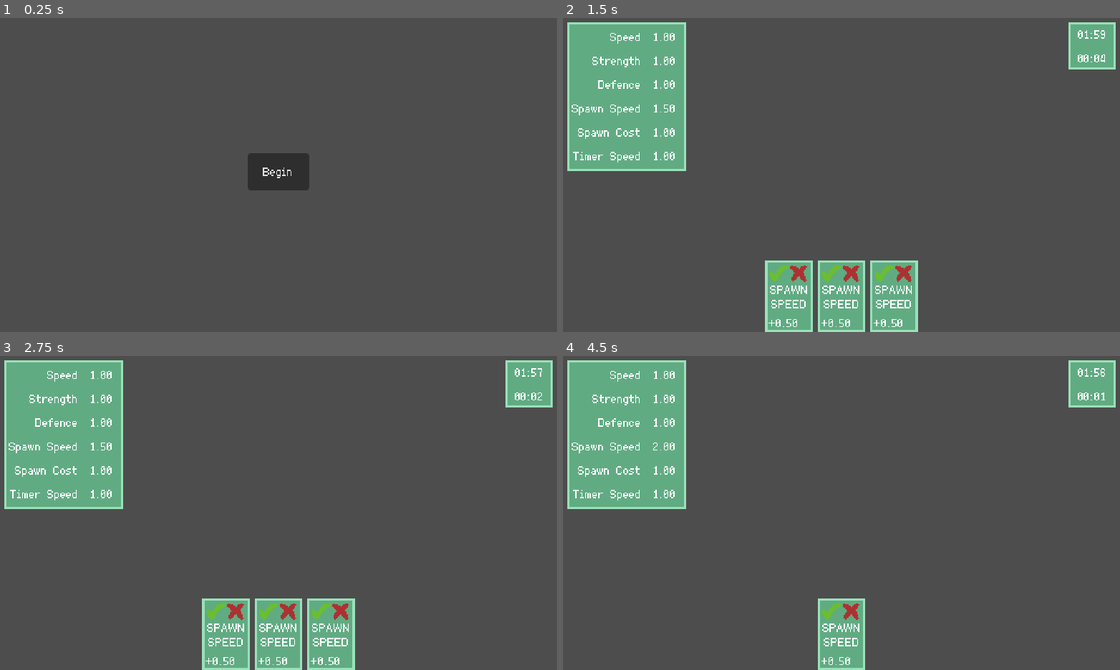
Above: before the commit, frames 1-4 (two rows, left to right).
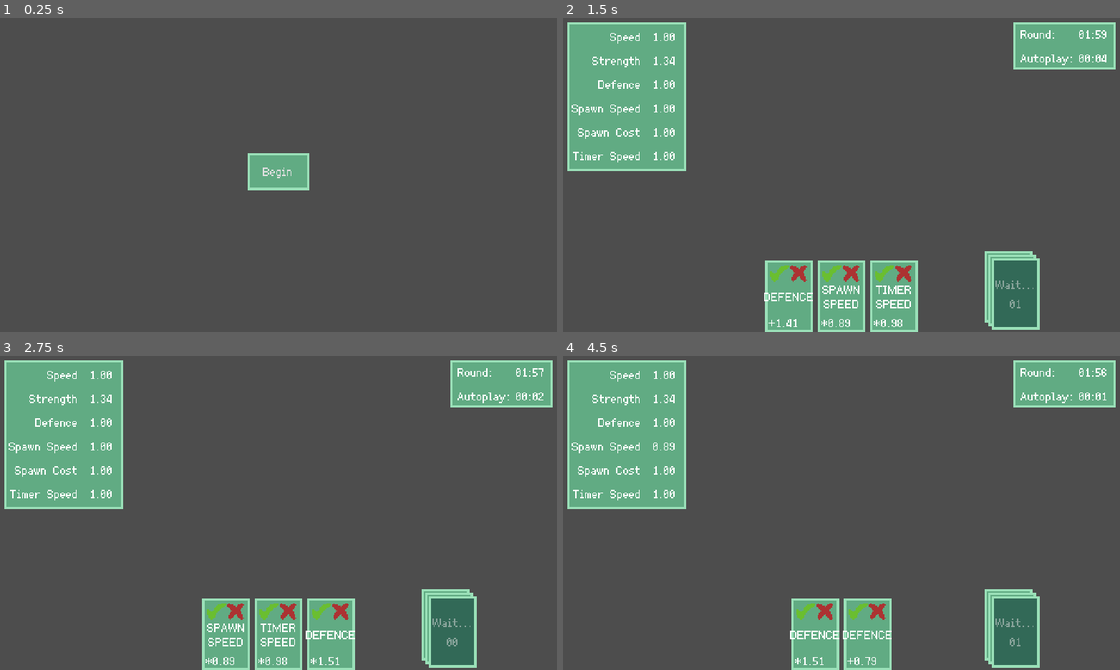
Above: after the commit, the same moments.

Repository: MumblyJuergens/gmtk-2026
Game: Godot game, scene res://app_root/app_root.tscn
Same seed, same stepped clock (60 frames per second), same inputs: the game is played once before the commit and once after it.
Inputs (mouse positions are in pixels of both pictures, inside the frame that each line leads up to):
- Up to frame 1 (0.25 s): no input
- Up to frame 2 (1.5 s): click "Begin" at 0.5 s; click (780, 272) at 1.27 s
- Up to frame 3 (2.75 s): click (211, 610) at 2.02 s
- Up to frame 4 (4.5 s): click (780, 610) at 2.77 s; click (824, 610) at 3.52 s; click (1014, 632) at 4.25 s, where only the run after the commit has a clickable "GMTK 2026"

The runs differ from the first frame. In frame 1, 1.3% of the frame differs, in the area x 44-56%, y 43-55%; in frame 2, 4.5%; in frame 3, 4.5%; in frame 4, 7.3%, in the area x 16-98%, y 1-100%.

Commit message:
feat: Card pulling, weighted effects

Diff:
--- a/game/card_data.gd
+++ b/game/card_data.gd
@@ -6,3 +6,71 @@
 var effect: Effect
 var effect_op: EffectOp
 var amount: float
+
+static func random() -> CardData:
+	var card_data := CardData.new()
+	card_data.effect = _random_effect()
+	card_data.effect_op = _random_effect_op()
+	card_data.amount = _random_amount()
+	return card_data
+
+class WeightedEffect extends RefCounted:
+	var effect: Effect
+	var weight: float
+	var accum_weight: float = 0.0
+	func _init(e: Effect, w: float) -> void:
+		effect = e
+		weight = w
+
+class WeightedEffectOp extends RefCounted:
+	var effect_op: EffectOp
+	var weight: float
+	var accum_weight: float = 0.0
+	func _init(e: EffectOp, w: float) -> void:
+		effect_op = e
+		weight = w
+
+static func _static_init() -> void:
+	_total_weight_effect = 0.0
+	_total_weight_effect_op = 0.0
+	for we in _effect_chances:
+		_total_weight_effect += we.weight
+		we.accum_weight = _total_weight_effect
+	for we in _effect_op_chances:
+		_total_weight_effect_op += we.weight
+		we.accum_weight = _total_weight_effect_op
+
+static var _total_weight_effect: float = 0.0
+static var _total_weight_effect_op: float = 0.0
+static var _effect_chances: Array[WeightedEffect] = [
+	WeightedEffect.new(Effect.SPEED, 1.0),
+	WeightedEffect.new(Effect.STENGTH, 1.0),
+	WeightedEffect.new(Effect.DEFENCE, 1.0),
+	WeightedEffect.new(Effect.SPAWN_SPEED, 1.0),
+	WeightedEffect.new(Effect.SPAWN_COST, 1.0),
+	WeightedEffect.new(Effect.TIMER_SPEED, 1.0),
+]
+
+static var _effect_op_chances: Array[WeightedEffectOp] = [
+	WeightedEffectOp.new(EffectOp.ADD, 1.0),
+	WeightedEffectOp.new(EffectOp.MULTIPLY, 1.0),
+]
+
+static func _random_effect() -> Effect:
+	var roll := SharedJunk.rng.randf_range(0.0, _total_weight_effect)
+	for we in _effect_chances:
+		if we.accum_weight > roll:
+			return we.effect
+	push_warning("Default effect chosen, maths is bad")
+	return Effect.SPEED
+
+static func _random_effect_op() -> EffectOp:
+	var roll := SharedJunk.rng.randf_range(0.0, _total_weight_effect_op)
+	for we in _effect_op_chances:
+		if we.accum_weight > roll:
+			return we.effect_op
+	push_warning("Default effect op chosen, maths is bad")
+	return EffectOp.ADD
+
+static func _random_amount() -> float:
+	return SharedJunk.rng.randf_range(0.5, 2.0)
--- /dev/null
+++ b/game/card_deck.gd
@@ -0,0 +1,25 @@
+extends Control
+
+@onready var pull_card: Button = %PullCard
+@onready var timer: Timer = %Timer
+
+const WAIT_TIME := 2.0
+
+func _ready() -> void:
+	EventBus.card_pull_wait.connect(_on_card_pull_wait)
+
+func _process(_delta: float) -> void:
+	if not timer.is_stopped():
+		pull_card.text = "Wait...\n%02d" % [int(timer.time_left)]
+
+func _on_pull_card_pressed() -> void:
+	EventBus.card_pull_from_deck.emit()
+
+func _on_card_pull_wait() -> void:
+	pull_card.disabled = true
+	timer.start(WAIT_TIME)
+
+func _on_timer_timeout() -> void:
+	pull_card.disabled = false
+	pull_card.text = "GMTK\n2026"
+	timer.stop()
--- /dev/null
+++ b/game/card_deck.tscn
@@ -0,0 +1,45 @@
+[gd_scene format=3 uid="uid://c3a1xyyuetwwp"]
+
+[ext_resource type="Script" uid="uid://bf54b1krq5wfb" path="res://game/card_deck.gd" id="1_pb671"]
+[ext_resource type="Theme" uid="uid://cgjvjqn1sdmfn" path="res://main_theme.tres" id="1_tjxuu"]
+
+[node name="CardDeck" type="Control" unique_id=905005102]
+layout_mode = 3
+anchors_preset = 0
+offset_left = 360.0
+offset_top = 202.0
+offset_right = 360.0
+offset_bottom = 202.0
+script = ExtResource("1_pb671")
+
+[node name="Panel" type="Panel" parent="." unique_id=1915483981]
+layout_mode = 0
+offset_right = 40.0
+offset_bottom = 60.0
+theme = ExtResource("1_tjxuu")
+
+[node name="Panel2" type="Panel" parent="." unique_id=1178759900]
+layout_mode = 0
+offset_left = 3.0
+offset_top = 3.0
+offset_right = 43.0
+offset_bottom = 63.0
+theme = ExtResource("1_tjxuu")
+
+[node name="PullCard" type="Button" parent="." unique_id=1907284894]
+unique_name_in_owner = true
+layout_mode = 0
+offset_left = 6.0
+offset_top = 6.0
+offset_right = 46.0
+offset_bottom = 66.0
+theme = ExtResource("1_tjxuu")
+text = "GMTK
+2026"
+expand_icon = true
+
+[node name="Timer" type="Timer" parent="." unique_id=598117508]
+unique_name_in_owner = true
+
+[connection signal="pressed" from="PullCard" to="." method="_on_pull_card_pressed"]
+[connection signal="timeout" from="Timer" to="." method="_on_timer_timeout"]
--- a/game/card_ui.gd
+++ b/game/card_ui.gd
@@ -14,12 +14,11 @@
 	what.text = enum_text
 	amount.text = "%s%2.2f" % [op, card_data.amount]
 
-
-func _on_yep_pressed() -> void:
+func use() -> void:
 	EventBus.card_used.emit(card_data)
 	queue_free()
 
 
-func _on_nope_pressed() -> void:
+func discard() -> void:
 	EventBus.card_discarded.emit(card_data)
 	queue_free()
--- a/game/card_ui.tscn
+++ b/game/card_ui.tscn
@@ -8,9 +8,17 @@
 atlas = ExtResource("2_5ol3u")
 region = Rect2(0, 0, 16, 16)
 
+[sub_resource type="AtlasTexture" id="AtlasTexture_punpq"]
+atlas = ExtResource("2_5ol3u")
+region = Rect2(0, 16, 16, 16)
+
 [sub_resource type="AtlasTexture" id="AtlasTexture_xuk70"]
 atlas = ExtResource("2_5ol3u")
 region = Rect2(16, 0, 16, 16)
+
+[sub_resource type="AtlasTexture" id="AtlasTexture_5ol3u"]
+atlas = ExtResource("2_5ol3u")
+region = Rect2(16, 16, 16, 16)
 
 [node name="CardUI" type="Panel" unique_id=1235242046]
 custom_minimum_size = Vector2(40, 60)
@@ -49,6 +57,7 @@
 offset_right = 20.0
 offset_bottom = 19.0
 texture_normal = SubResource("AtlasTexture_rh6aq")
+texture_hover = SubResource("AtlasTexture_punpq")
 
 [node name="Nope" type="TextureButton" parent="." unique_id=1192573245]
 layout_mode = 0
@@ -57,6 +66,7 @@
 offset_right = 36.0
 offset_bottom = 19.0
 texture_normal = SubResource("AtlasTexture_xuk70")
+texture_hover = SubResource("AtlasTexture_5ol3u")
 
-[connection signal="pressed" from="Yep" to="." method="_on_yep_pressed"]
-[connection signal="pressed" from="Nope" to="." method="_on_nope_pressed"]
+[connection signal="pressed" from="Yep" to="." method="use"]
+[connection signal="pressed" from="Nope" to="." method="discard"]
--- a/game/event_bus.gd
+++ b/game/event_bus.gd
@@ -3,6 +3,8 @@
 signal card_used(card_data: CardData)
 signal card_discarded(card_data: CardData)
 signal card_needed
+signal card_pull_from_deck
+signal card_pull_wait
 
 signal timer_done_round
 signal timer_done_card_use
@@ -13,6 +15,8 @@
 	_disconnect_all_on(card_used)
 	_disconnect_all_on(card_discarded)
 	_disconnect_all_on(card_needed)
+	_disconnect_all_on(card_pull_from_deck)
+	_disconnect_all_on(card_pull_wait)
 
 	_disconnect_all_on(timer_done_round)
 	_disconnect_all_on(timer_done_card_use)
--- a/game/game.gd
+++ b/game/game.gd
@@ -11,14 +11,20 @@
 	game_timer.stats = stats
 	stats_display.stats = stats
 
-	EventBus.disconnect_all()
 	EventBus.card_used.connect(stats.apply_card)
 	EventBus.stats_changed.connect(stats_display.update_stats)
+	EventBus.timer_done_card_use.connect(hand.discard_or_use_random)
+	EventBus.card_pull_from_deck.connect(hand.draw_card)
 
 	# TODO: Remove, should be called after tutorial screen.
 	start_round()
 
+func _exit_tree() -> void:
+	# This probably isn't necesssary but *shrug*
+	EventBus.disconnect_all()
+
 func start_round() -> void:
+	# TODO: Call stop on things we start()
 	EventBus.stats_changed.emit()
 	game_timer.start()
 	hand.draw_cards()
--- a/game/game.tscn
+++ b/game/game.tscn
@@ -4,9 +4,12 @@
 [ext_resource type="PackedScene" uid="uid://8hl4v5gnqm5f" path="res://game/game_timer.tscn" id="2_vasa2"]
 [ext_resource type="PackedScene" uid="uid://bxptc5khbgcx0" path="res://game/hand.tscn" id="3_4fuuu"]
 [ext_resource type="PackedScene" uid="uid://dg0txlcax2va6" path="res://game/stats_display.tscn" id="4_4fuuu"]
+[ext_resource type="PackedScene" uid="uid://c3a1xyyuetwwp" path="res://game/card_deck.tscn" id="5_dxrkv"]
 
 [node name="Game" type="Node2D" unique_id=1960160855]
 script = ExtResource("1_l1rk1")
+
+[node name="StuffPiles" type="Node2D" parent="." unique_id=789662083]
 
 [node name="GameUI" type="CanvasLayer" parent="." unique_id=1726702326]
 
@@ -18,3 +21,5 @@
 
 [node name="StatsDisplay" parent="GameUI" unique_id=296256293 instance=ExtResource("4_4fuuu")]
 unique_name_in_owner = true
+
+[node name="CardDeck" parent="GameUI" unique_id=905005102 instance=ExtResource("5_dxrkv")]
--- a/game/game_timer.tscn
+++ b/game/game_timer.tscn
@@ -8,7 +8,7 @@
 anchors_preset = 1
 anchor_left = 1.0
 anchor_right = 1.0
-offset_left = -50.0
+offset_left = -96.0
 offset_top = 10.0
 offset_right = -10.0
 offset_bottom = 50.0
@@ -16,14 +16,24 @@
 theme = ExtResource("1_kh2em")
 script = ExtResource("2_xefol")
 
-[node name="VBoxContainer" type="VBoxContainer" parent="." unique_id=1567745624]
+[node name="VBoxContainer" type="GridContainer" parent="." unique_id=1833077577]
 layout_mode = 1
-anchors_preset = 15
-anchor_right = 1.0
-anchor_bottom = 1.0
+anchors_preset = 8
+anchor_left = 0.5
+anchor_top = 0.5
+anchor_right = 0.5
+anchor_bottom = 0.5
+offset_left = -37.0
+offset_top = -18.0
+offset_right = 37.0
+offset_bottom = 18.0
 grow_horizontal = 2
 grow_vertical = 2
-alignment = 1
+columns = 2
+
+[node name="Label" type="Label" parent="VBoxContainer" unique_id=1412878522]
+layout_mode = 2
+text = "Round:"
 
 [node name="RoundTime" type="Label" parent="VBoxContainer" unique_id=1732263720]
 unique_name_in_owner = true
@@ -31,6 +41,10 @@
 text = "02:00"
 horizontal_alignment = 1
 vertical_alignment = 1
+
+[node name="Label2" type="Label" parent="VBoxContainer" unique_id=1300422469]
+layout_mode = 2
+text = "Autoplay:"
 
 [node name="UseTime" type="Label" parent="VBoxContainer" unique_id=535179485]
 unique_name_in_owner = true
--- a/game/hand.gd
+++ b/game/hand.gd
@@ -5,23 +5,31 @@
 const CARD_DRAW_INTERVAL := 0.25
 
 func spawn_card(card_data: CardData) -> void:
-	if get_child_count() > 5:
-		push_error("Tried to draw over 5 cards!")
-		return
 	var card_ui: CardUI = CARD_UI.instantiate()
 	card_ui.card_data = card_data
 	add_child(card_ui)
 
 func draw_cards() -> void:
 	var tween := create_tween()
-	for _i in range(Config.CARD_COUNT):
-		tween.tween_callback(_draw_card)
+	for _i in range(Config.CARD_COUNT - get_child_count()):
+		tween.tween_callback(draw_card)
 		tween.tween_interval(CARD_DRAW_INTERVAL)
 
-func _draw_card() -> void:
+func draw_card() -> void:
+	if get_child_count() >= Config.CARD_COUNT:
+		return
 	# TODO: Create random cards.
-	var card_data := CardData.new()
-	card_data.effect = CardData.Effect.SPAWN_SPEED
-	card_data.effect_op = CardData.EffectOp.ADD
-	card_data.amount = 0.5
+	var card_data := CardData.random()
 	spawn_card(card_data)
+	EventBus.card_pull_wait.emit()
+
+func discard_or_use_random() -> void:
+	if get_child_count() == 0:
+		return
+	var i := SharedJunk.rng.randi_range(0, get_child_count()-1)
+	var chosen: CardUI = get_child(i)
+	var use := SharedJunk.rng.randi() % 2 == 0
+	if use:
+		chosen.use()
+	else:
+		chosen.discard()
--- /dev/null
+++ b/game/shared_junk.gd
@@ -0,0 +1,6 @@
+extends Node
+
+var rng: RandomNumberGenerator
+
+func _ready() -> void:
+	rng = RandomNumberGenerator.new()
--- /dev/null
+++ b/game/stuff_pile.gd
@@ -0,0 +1,6 @@
+extends Sprite2D
+
+var stuff: float
+
+func _ready() -> void:
+	stuff = SharedJunk.rng.randf_range(1000.0, 10000.0)
--- /dev/null
+++ b/game/stuff_pile.tscn
@@ -0,0 +1,20 @@
+[gd_scene format=3 uid="uid://c03or844dipbl"]
+
+[ext_resource type="Texture2D" uid="uid://c28arijen45xq" path="res://assets/spritesheet.png" id="1_dlyyf"]
+[ext_resource type="Script" uid="uid://vft6nhde7v2v" path="res://game/stuff_pile.gd" id="2_sl2nx"]
+
+[sub_resource type="AtlasTexture" id="AtlasTexture_4fuuu"]
+atlas = ExtResource("1_dlyyf")
+region = Rect2(0, 32, 32, 32)
+
+[sub_resource type="CircleShape2D" id="CircleShape2D_dxrkv"]
+radius = 14.0
+
+[node name="StuffPile" type="Sprite2D" unique_id=1042835643]
+texture = SubResource("AtlasTexture_4fuuu")
+script = ExtResource("2_sl2nx")
+
+[node name="Area2D" type="Area2D" parent="." unique_id=1397785118]
+
+[node name="CollisionShape2D" type="CollisionShape2D" parent="Area2D" unique_id=2049525313]
+shape = SubResource("CircleShape2D_dxrkv")
--- a/main_theme.tres
+++ b/main_theme.tres
@@ -1,9 +1,18 @@
 [gd_resource type="Theme" format=3 uid="uid://cgjvjqn1sdmfn"]
 
 [ext_resource type="FontFile" uid="uid://0pk10em1s1m4" path="res://fonts/fusion-pixel-10px-proportional-kr-latin-400-normal.woff2" id="1_470mv"]
+[ext_resource type="StyleBox" uid="uid://c6jhvuufmvjd4" path="res://styles/basic_style_box_flat.tres" id="1_a2l2q"]
 
-[sub_resource type="StyleBoxFlat" id="StyleBoxFlat_hbqtk"]
-bg_color = Color(0.38039216, 0.67058825, 0.5137255, 1)
+[sub_resource type="StyleBoxFlat" id="StyleBoxFlat_0omi4"]
+bg_color = Color(0.19711813, 0.4103323, 0.34041142, 1)
+border_width_left = 2
+border_width_top = 2
+border_width_right = 2
+border_width_bottom = 2
+border_color = Color(0.6036922, 0.8778732, 0.7220964, 1)
+
+[sub_resource type="StyleBoxFlat" id="StyleBoxFlat_58jnp"]
+bg_color = Color(0.41247874, 0.7064175, 0.505874, 1)
 border_width_left = 2
 border_width_top = 2
 border_width_right = 2
@@ -13,4 +22,9 @@
 [resource]
 default_font = ExtResource("1_470mv")
 default_font_size = 10
-Panel/styles/panel = SubResource("StyleBoxFlat_hbqtk")
+Button/styles/disabled = SubResource("StyleBoxFlat_0omi4")
+Button/styles/focus = null
+Button/styles/hover = SubResource("StyleBoxFlat_58jnp")
+Button/styles/normal = ExtResource("1_a2l2q")
+Button/styles/pressed = null
+Panel/styles/panel = ExtResource("1_a2l2q")
--- a/project.godot
+++ b/project.godot
@@ -17,6 +17,7 @@
 
 [autoload]
 
+SharedJunk="*uid://dxh2sks0wxtoq"
 EventBus="*uid://c8pic2n3gf32e"
 
 [debug]
--- /dev/null
+++ b/styles/basic_style_box_flat.tres
@@ -0,0 +1,9 @@
+[gd_resource type="StyleBoxFlat" format=3 uid="uid://c6jhvuufmvjd4"]
+
+[resource]
+bg_color = Color(0.38039216, 0.67058825, 0.5137255, 1)
+border_width_left = 2
+border_width_top = 2
+border_width_right = 2
+border_width_bottom = 2
+border_color = Color(0.6036922, 0.8778732, 0.7220964, 1)
Binary file changed: assets/spritesheet.png
Binary file changed: external/spritesheet.aseprite
Not shown, added: game/card_deck.gd.uid
Not shown, added: game/shared_junk.gd.uid
Not shown, added: game/stuff_pile.gd.uid
